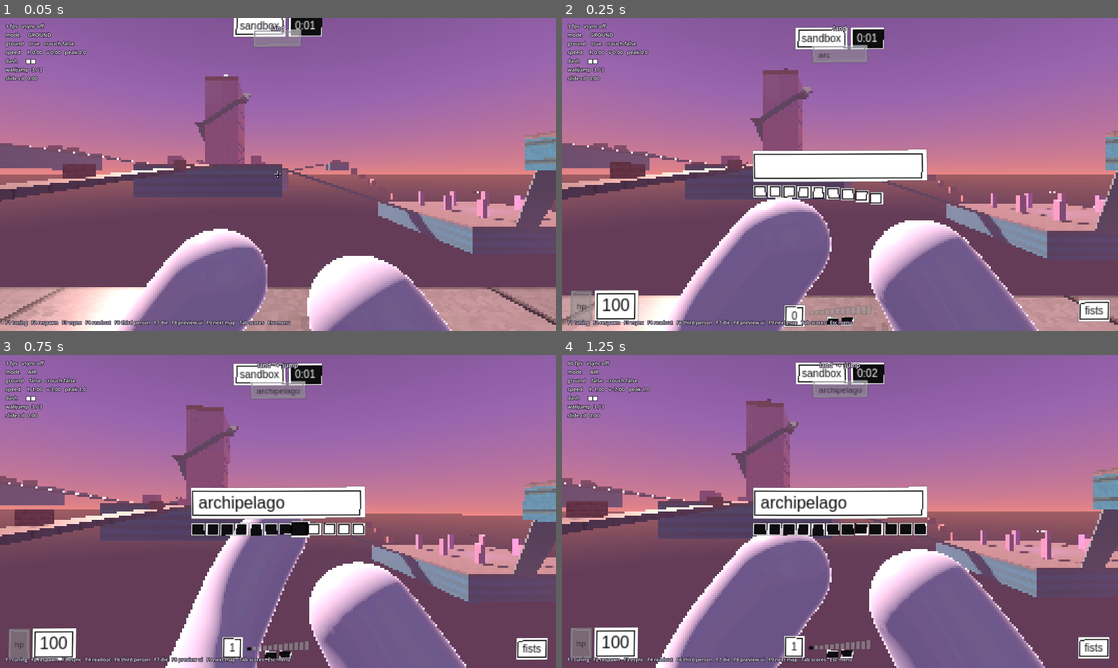
Above: before the commit, frames 1-4 (two rows, left to right).
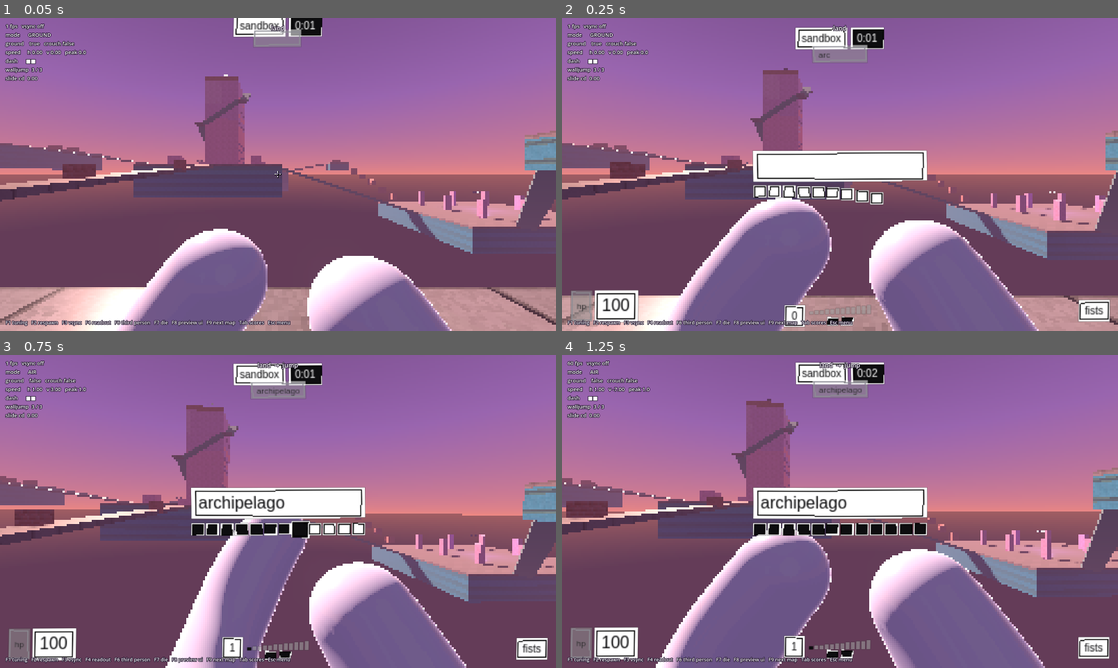
Above: after the commit, the same moments.

Repository: shrimpsooup2/xpl
Game: Godot game, scene res://scenes/maps/archipelago.tscn
Same seed, same stepped clock (60 frames per second), same inputs: the game is played once before the commit and once after it. This scene is started directly instead of the project's main scene.
Inputs (mouse positions are in pixels of both pictures, inside the frame that each line leads up to):
- Up to frame 1 (0.05 s): no input
- Up to frame 2 (0.25 s): no input
- Up to frame 3 (0.75 s): tap Enter at 0.5 s; move the mouse to (305, 511) at 0.52 s; hold W (move_forward) from 0.53 s (still down); hold Space (jump) from 0.53 s (still down); click (305, 511) at 0.67 s
- Up to frame 4 (1.25 s): keep holding W (move_forward); keep holding Space (jump)

Frame 1 is identical in both runs. In frame 2, 0.7% of the frame differs, in the area x 34-66%, y 41-60%; in frame 3, 0.7%; in frame 4, 0.7%.

Commit message:
Kill combos in teams: double kill to penta kill, streaks, a combo meter
Kills within 4 s of each other chain into a combo, and kills without dying
make a streak (named at 3, 5, 8 and 12). Your own combos pop up bigger each
time, kick the UI, jump the crosshair and punch the camera; a meter by the
crosshair shows the count and drains until the chain breaks. The killfeed
marks anyone's combo after the killer. Counted from the match's killfeed,
so it works the same offline and online.

Co-Authored-By: Claude Opus 5.5 <noreply@anthropic.com>
Claude-Session: https://claude.ai/code/session_01Tj9HxZHYVTVMQ6X4MXNMBu

Diff:
--- a/src/game/game_rules.gd
+++ b/src/game/game_rules.gd
@@ -67,6 +67,11 @@
 @export var ammo_share := 0.5
 @export var ammo_respawn := 10.0
 
+@export_group("Show")
+## Kill combos and streaks (KillCombos): pop-ups, a combo meter by the
+## crosshair, and combos marked in the killfeed.
+@export var kill_combos := false
+
 @export_group("Maps")
 ## Map names (Maps) played, in a shuffled order without repeats.
 @export var map_pool := PackedStringArray()
@@ -97,6 +102,7 @@
 	r.regen_delay = 5.0
 	r.loadout = true
 	r.ammo_boxes = true
+	r.kill_combos = true
 	r.map_pool = PackedStringArray(["boulevard", "holdfast", "depot"])
 	r.map_each_round = false
 	return r
--- /dev/null
+++ b/src/game/kill_combos.gd
@@ -0,0 +1,56 @@
+class_name KillCombos
+extends RefCounted
+## Kill combos and streaks (GameRules.kill_combos: teams). Kills chained
+## within WINDOW seconds of each other make a combo (double kill, triple
+## kill...); kills without dying make a streak, and some streaks have names
+## ("on a roll"...). Dying ends both. Fed by the match's killfeed, so it
+## counts the same offline and online, and for everyone: the killfeed marks
+## anyone's combo, and your own set off the effects (GameUI).
+
+## Seconds you have to get the next kill and keep the combo going.
+const WINDOW := 4.0
+const COMBOS := {2: "double kill", 3: "triple kill", 4: "quad kill", 5: "penta kill"}
+const STREAKS := {3: "on a roll", 5: "heating up", 8: "unstoppable", 12: "untouchable"}
+
+# PlayerInfo -> [kills in the combo, when the last one was].
+var _chain := {}
+# PlayerInfo -> kills since they last died.
+var _streak := {}
+
+
+## `killer` killed `victim` at `now` (seconds). Returns what it made:
+## {combo: kills in the combo (1: just a kill), streak: kills without dying,
+## combo_name, streak_name ("" unless it's a named one)}, or {} for a death
+## nobody gets (a fall, yourself).
+func record(killer: PlayerInfo, victim: PlayerInfo, now: float) -> Dictionary:
+	if victim:
+		_chain.erase(victim)
+		_streak.erase(victim)
+	if killer == null or killer == victim:
+		return {}
+	var chain: Array = _chain.get(killer, [0, -INF])
+	var count: int = chain[0] + 1 if now - float(chain[1]) <= WINDOW else 1
+	_chain[killer] = [count, now]
+	var streak: int = int(_streak.get(killer, 0)) + 1
+	_streak[killer] = streak
+	return {"combo": count, "streak": streak, "combo_name": combo_name(count), "streak_name": STREAKS.get(streak, "")}
+
+
+## Seconds left for `info` to chain their next kill (0: no combo going).
+func time_left(info: PlayerInfo, now: float) -> float:
+	if not _chain.has(info):
+		return 0.0
+	return maxf(WINDOW - (now - float(_chain[info][1])), 0.0)
+
+
+## Starts over (a new game).
+func clear() -> void:
+	_chain.clear()
+	_streak.clear()
+
+
+## What a combo of `count` kills is called ("" for one).
+static func combo_name(count: int) -> String:
+	if count < 2:
+		return ""
+	return COMBOS.get(count, "combo ×%d" % count)
--- a/src/ui/game_hud.gd
+++ b/src/ui/game_hud.gd
@@ -50,6 +50,8 @@
 ## Pop-ups sit this far above the crosshair and drift up by POPUP_DRIFT.
 const POPUP_Y := -34.0
 const POPUP_DRIFT := 6.0
+## The combo meter sits this far right of the crosshair.
+const COMBO_X := 30.0
 # Taking an impact frame's hit (at strength 1): zoom in with the camera's
 # punch (fraction of scale, on the same spring) and each group's rattle
 # (radians).
@@ -77,6 +79,12 @@
 var _killfeed: VBoxContainer
 var _prompt: PanelContainer
 var _popup_anchor: CenterContainer
+## The combo meter by the crosshair: ×count over a draining bar.
+var _combo: VBoxContainer
+var _combo_count: PanelContainer
+var _combo_bar: ComboBar
+var _combo_left := 0.0
+var _combo_window := 1.0
 var _fades := {}
 var _elapsed := 0.0
 var _timer_seconds := -1.0  # < 0: count up (sandbox).
@@ -91,6 +99,8 @@
 var _impact_time := INF
 var _impact_zoom := 0.0
 var _popup_drift: Tween
+## The last pop-up's words (for tests).
+var last_popup := ""
 
 
 ## Dash charge boxes: filled when ready, filling up while recharging. A used
@@ -136,6 +146,19 @@
 			if i < _flash.size() and _flash[i] > 0.0:
 				draw_rect(r.grow(_flash[i] * 2.0), Color(LofiUI.WHITE, _flash[i]))
 			PaperBox.draw_frame(self, r, _hand + i * 3)
+
+
+## How long you've got to chain the next kill (KillCombos): a thin bar that
+## drains, under the combo's count.
+class ComboBar extends Control:
+	var left := 0.0  # 0..1.
+	var hand := randi()
+
+	func _draw() -> void:
+		var r := Rect2(Vector2.ZERO, size)
+		PaperBox.draw_card(self, r, hand, 1.0)
+		draw_rect(Rect2(r.position, Vector2(r.size.x * left, r.size.y)), LofiUI.BLACK)
+		PaperBox.draw_frame(self, r, hand)
 
 
 ## Speed as a row of cells that get taller left to right, like a volume
@@ -232,6 +255,17 @@
 	_prompt.visible = false
 	_anchor(_prompt, Control.PRESET_CENTER, Vector2(0, 26))
 
+	_combo = VBoxContainer.new()
+	_combo.add_theme_constant_override(&"separation", 1)
+	_combo.mouse_filter = Control.MOUSE_FILTER_IGNORE
+	_combo_count = LofiUI.box("×1", LofiUI.NORMAL, LofiUI.Style.GHOST)
+	_combo.add_child(_combo_count)
+	_combo_bar = ComboBar.new()
+	_combo_bar.custom_minimum_size = Vector2(0, 3)
+	_combo.add_child(_combo_bar)
+	_combo.visible = false
+	_anchor(_combo, Control.PRESET_CENTER, Vector2(COMBO_X, -6))
+
 	# Full-screen centring, nudged up to sit above the crosshair.
 	_popup_anchor = CenterContainer.new()
 	_popup_anchor.mouse_filter = Control.MOUSE_FILTER_IGNORE
@@ -248,6 +282,12 @@
 
 func _process(delta: float) -> void:
 	_elapsed += delta
+	if _combo_left > 0.0:
+		_combo_left = maxf(_combo_left - delta, 0.0)
+		_combo_bar.left = _combo_left / _combo_window
+		_combo_bar.queue_redraw()
+		if _combo_left <= 0.0:
+			hide_combo()
 	_update_timer(delta)
 	if player:
 		var st := player.state
@@ -371,11 +411,16 @@
 	_alert_blink = LofiUI.blink(_alert, LofiUI.Style.ALERT, LofiUI.Style.INVERTED, 0.7)
 
 
-func add_kill(killer: String, victim: String, weapon_name: String, heartshot := false) -> void:
+## A killfeed line; `combo` (2 and up) marks the killer's combo, ×2.
+func add_kill(killer: String, victim: String, weapon_name: String, heartshot := false, combo := 0) -> void:
 	var row := HBoxContainer.new()
 	row.add_theme_constant_override(&"separation", 1)
 	row.alignment = BoxContainer.ALIGNMENT_END
 	row.add_child(LofiUI.box(killer, LofiUI.SMALL))
+	if combo >= 2:
+		var mark := LofiUI.box("×%d" % combo, LofiUI.SMALL, LofiUI.Style.ALERT if combo >= 4 else LofiUI.Style.INVERTED)
+		row.add_child(mark)
+		LofiUI.pop(mark, 1.8, 0.3)
 	var how := LofiUI.box("♥" if heartshot else weapon_name, LofiUI.SMALL,
 			LofiUI.Style.HEART if heartshot else LofiUI.Style.INVERTED)
 	row.add_child(how)
@@ -392,6 +437,35 @@
 	row.create_tween().tween_callback(LofiUI.leave.bind(row, Vector2(40, 0), 0.2)).set_delay(KILLFEED_TIME)
 
 
+## The combo meter: ×`count` (inverted from 2, red from 4), its bar
+## draining over `window` seconds, then it goes.
+func show_combo(count: int, window: float) -> void:
+	LofiUI.set_text(_combo_count, "×%d" % count)
+	LofiUI.restyle(_combo_count, LofiUI.Style.GHOST if count < 2 else (LofiUI.Style.INVERTED if count < 4 else LofiUI.Style.ALERT))
+	_combo_window = maxf(window, 0.01)
+	_combo_left = window
+	_combo_bar.left = 1.0
+	_combo_bar.queue_redraw()
+	if not _combo.visible:
+		_combo.visible = true
+		LofiUI.enter(_combo, Vector2(-8, 0), 0.0, 0.2)
+	LofiUI.pop(_combo_count, 1.3 + 0.15 * count, 0.2)
+	if count >= 2:
+		LofiUI.shake(_combo_count, 1.0 + count * 0.5)
+
+
+## Puts the combo meter away (you died, or it ran out).
+func hide_combo() -> void:
+	_combo_left = 0.0
+	if _combo.visible:
+		LofiUI.leave(_combo, Vector2(8, 0), 0.15, false)
+
+
+## The combo count showing (0: none).
+func combo_shown() -> int:
+	return LofiUI.label_of(_combo_count).text.substr(1).to_int() if _combo.visible and _combo_left > 0.0 else 0
+
+
 func show_prompt(text: String) -> void:
 	var was_hidden := not _prompt.visible or _fades.has(_prompt)
 	LofiUI.set_text(_prompt, text)
@@ -409,6 +483,7 @@
 ## a heartshot's word then beats twice like a heart, the whole thing drifts
 ## up, and it shatters into tumbling tiles.
 func popup(text: String, style := LofiUI.Style.INVERTED, time := 1.1) -> void:
+	last_popup = text
 	for old: Control in _popup_anchor.get_children():
 		LofiUI.shatter(old, 0.2)
 	var heart := style == LofiUI.Style.HEART
--- a/src/ui/game_ui.gd
+++ b/src/ui/game_ui.gd
@@ -25,6 +25,12 @@
 var watch_box: PanelContainer
 ## Games where you pick your gun: the picker (countdown, and while down).
 var gun_picker: GunPicker
+## Kill combos and streaks, from the match's killfeed (GameRules.kill_combos).
+var combos := KillCombos.new()
+## A heartshot's pop-up has the screen until then (a combo's waits for it).
+var _heartshot_until := 0.0
+## Game time (seconds), for the combos' window.
+var _clock := 0.0
 var pause: PauseMenu
 var impact: ImpactFrames
 var speed_lines: SpeedLines
@@ -97,7 +103,8 @@
 		overlays.round_card(_map_name, 0, false)
 
 
-func _process(_delta: float) -> void:
+func _process(delta: float) -> void:
+	_clock += delta
 	# Live, so the tuning panel's slider takes effect straight away.
 	if player and player.view_settings:
 		LofiUI.motion = player.view_settings.ui_motion
@@ -179,10 +186,19 @@
 	game.state_changed.connect(_on_match_state)
 	game.scores_changed.connect(_show_scores)
 	game.kill_feed.connect(func(killer: PlayerInfo, victim: PlayerInfo, weapon_name: String, heartshot: bool) -> void:
+		var made := combos.record(killer, victim, _now())
+		var show := game.rules.kill_combos
 		if killer == null or killer == victim:
 			hud.add_kill(_who(victim), _who(victim), weapon_name if weapon_name != "" else "fell", false)
 		else:
-			hud.add_kill(_who(killer), _who(victim), weapon_name, heartshot))
+			hud.add_kill(_who(killer), _who(victim), weapon_name, heartshot, made.get("combo", 0) if show else 0)
+		var me := game.local_info()
+		if show and me and victim == me:
+			hud.hide_combo()
+		elif show and me and killer == me and not made.is_empty():
+			# A moment later, so a heartshot's pop-up (its hit may come
+			# after the killfeed) has its turn first.
+			get_tree().create_timer(0.05).timeout.connect(_combo_effects.bind(made)))
 	game.round_decided.connect(func(winner: PlayerInfo) -> void:
 		var me := game.local_info()
 		var scores := _score_pair()
@@ -255,6 +271,7 @@
 ## the kill marker, and an impact frame, pink for a heartshot.
 func kill_confirmed(heartshot := false) -> void:
 	if heartshot:
+		_heartshot_until = _now() + 0.7
 		crosshair.hit(&"heart")
 		hud.popup("heartshot", LofiUI.Style.HEART)
 		ImpactFrames.hit(get_tree(), 1.0, Vector2(0.5, 0.5), LofiUI.HEART)
@@ -276,6 +293,39 @@
 	if cam == null or cam.is_position_behind(world):
 		return Vector2(0.5, 0.5)
 	return cam.unproject_position(world) / get_viewport().get_visible_rect().size
+
+
+## Your kill in a combo or a streak (KillCombos): the combo meter by the
+## crosshair; from a double kill a pop-up (red from a quad) and a hit that
+## grows with the combo: the UI kicks, the crosshair jumps, the camera
+## punches. A named streak gets a pop-up of its own when there's no combo.
+func _combo_effects(made: Dictionary) -> void:
+	if player == null or player.is_dead:
+		return
+	var count: int = made.combo
+	hud.show_combo(count, KillCombos.WINDOW)
+	var named: String = made.combo_name
+	var text: String = named if named != "" else made.streak_name
+	if text == "":
+		return
+	var strength := clampf(0.25 + 0.2 * (count - 1), 0.3, 1.2) if named != "" else 0.35
+	var style := LofiUI.Style.ALERT if count >= 4 else LofiUI.Style.INVERTED
+	var go := func() -> void:
+		if player == null or player.is_dead:
+			return
+		hud.popup(text, style, 1.1 + 0.1 * count)
+		LofiUI.kick(hud, strength)
+		crosshair.bump(strength)
+		player.punch_camera(strength * 0.6)
+	var wait := _heartshot_until - _now()
+	if wait > 0.0:
+		get_tree().create_timer(wait).timeout.connect(go)
+	else:
+		go.call()
+
+
+func _now() -> float:
+	return _clock
 
 
 ## Picking your gun: in the countdown, and while you're down.
--- a/tests/game_tests.gd
+++ b/tests/game_tests.gd
@@ -407,6 +407,53 @@
 	check(box.available, "a full gun leaves it where it is")
 
 
+func test_kill_combos_chain_within_the_window_and_streaks_until_you_die() -> void:
+	var c := KillCombos.new()
+	var a := PlayerInfo.new()
+	var b := PlayerInfo.new()
+	var made := c.record(a, b, 10.0)
+	check(made.combo == 1 and made.combo_name == "" and made.streak == 1, "a kill on its own")
+	made = c.record(a, b, 12.0)
+	check(made.combo == 2 and made.combo_name == "double kill", "another within %.0f s: a double kill" % KillCombos.WINDOW)
+	made = c.record(a, b, 15.9)
+	check(made.combo == 3 and made.combo_name == "triple kill" and made.streak_name == "on a roll", "a triple kill, and a streak of three: on a roll")
+	near(c.time_left(a, 16.9), KillCombos.WINDOW - 1.0, 0.001, "time left to chain the next")
+	made = c.record(a, b, 21.0)
+	check(made.combo == 1 and made.streak == 4, "too slow: the combo starts over, the streak goes on")
+	for i in 5:
+		made = c.record(a, b, 22.0 + i)
+	check(made.combo == 6 and made.combo_name == "combo ×6", "past a penta kill it counts")
+	c.record(b, a, 28.0)
+	made = c.record(a, b, 28.5)
+	check(made.combo == 1 and made.streak == 1, "dying ends both")
+	check(c.record(null, a, 29.0).is_empty() and c.record(a, a, 29.0).is_empty(), "a fall or yourself makes nothing")
+
+
+func test_in_teams_your_combos_pop_up_and_fill_the_meter() -> void:
+	var rules := quick(GameRules.teams(), "boulevard")
+	var infos := people(6)
+	infos[0].local = true
+	var m := Game.start(get_tree(), rules, infos)
+	check(await until_state(m, Match.State.LIVE), "live")
+	var ui: GameUI = m.level.find_children("*", "GameUI", true, false)[0]
+	var me := infos[0]
+	infos[1].player.take_hit(hit(me.player, 200.0))
+	await frames(10)
+	check(ui.hud.combo_shown() == 1, "a kill: the combo meter comes up (×%d)" % ui.hud.combo_shown())
+	infos[3].player.take_hit(hit(me.player, 200.0))
+	await frames(10)
+	check(ui.hud.combo_shown() == 2 and ui.hud.last_popup == "double kill", "another straight after: double kill (%s)" % ui.hud.last_popup)
+	infos[5].player.take_hit(hit(me.player, 200.0))
+	await frames(10)
+	check(ui.hud.combo_shown() == 3 and ui.hud.last_popup == "triple kill", "and a triple (%s)" % ui.hud.last_popup)
+	var feed: Control = ui.hud._killfeed.get_child(0)
+	check(feed.get_children().any(func(b: Node) -> bool: return b is PanelContainer and LofiUI.label_of(b).text == "×3"),
+			"the killfeed marks it ×3")
+	await physics(int((KillCombos.WINDOW + 0.5) * 60.0))
+	check(ui.hud.combo_shown() == 0, "the window runs out and the meter goes")
+	Game.end(get_tree(), false)
+
+
 # --- Looks, names and tags --------------------------------------------------------------
 
 func test_colours_and_names_are_saved_and_cleaned_up() -> void:
Not shown, added: src/game/kill_combos.gd.uid
Not shown, changed: README.md
Not shown, changed: docs/GDD.md
